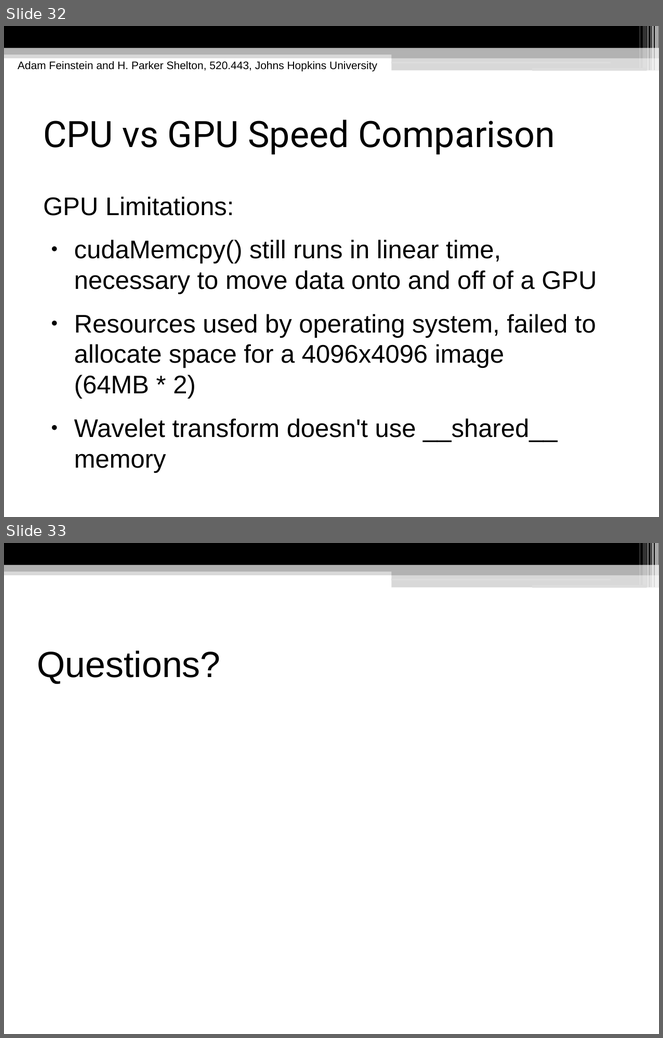
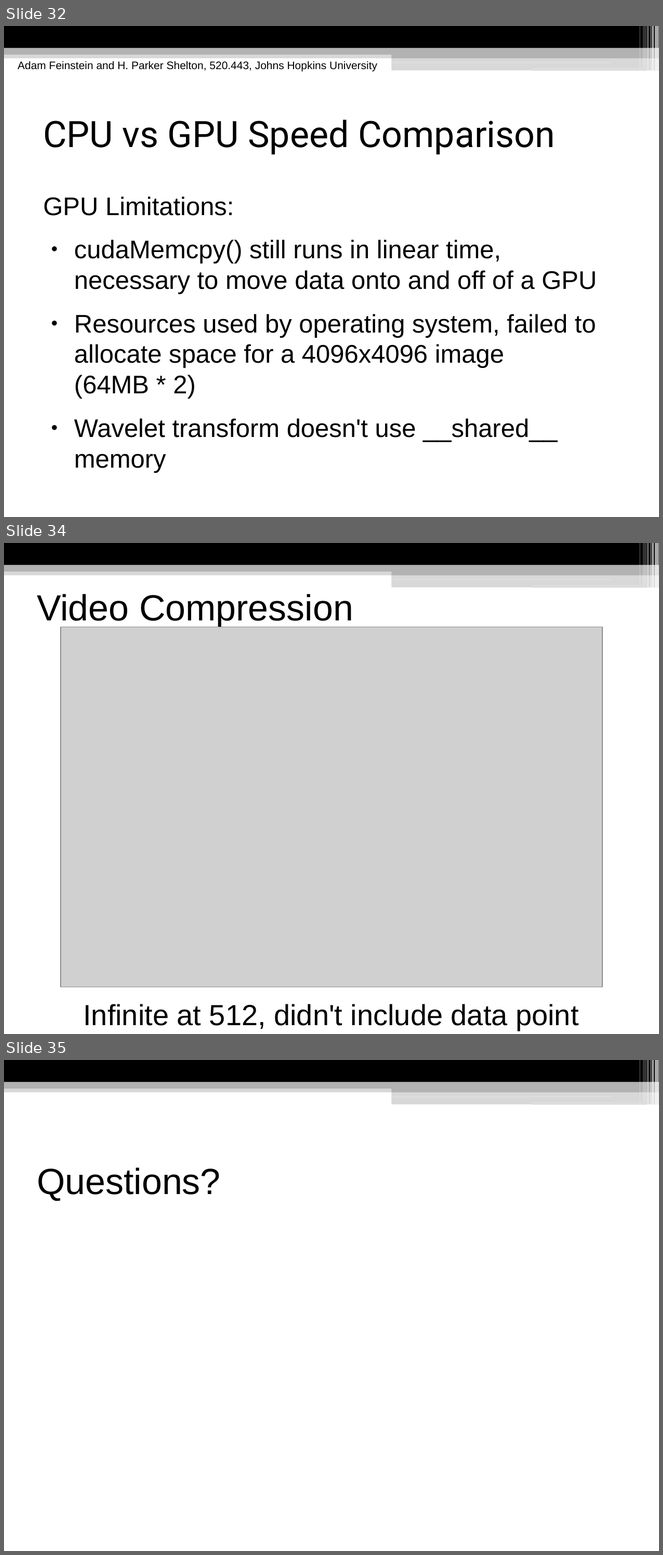
Before and after one commit to hpshelton/multimedia, a slide deck: docs/Multimedia Presentation.odp. Shown one above the other, each under a label of ours: slides 32 and 33 before the commit, slides 32, 34 and 35 after it; the slides between them are not shown. The pictures are 663x1038 and 663x1555 pixels, drawn with LibreOffice and Linux fonts; fonts in the diff are those of the drawing; grey boxes stand for pictures. Boxes give left, top, right and bottom in pixels: in the first picture for what was removed or moved away, otherwise in the second. Text is boxed around its words. In the diff, an @@ line names an element or a change of style, - is before the commit and + after.

Commit message:
got compression preview for video working, compression by extension. still no motion estimation
updated presentation materials

```diff
--- a/docs/Multimedia Presentation.odp
+++ b/docs/Multimedia Presentation.odp
@@ slide 34 added at (4,543,659,1034), background #FFFFFF; not listed: 13 template elements that a slide beside it also shows @@
@@ title added at (37,594,353,628), 40 pt, text #000000 @@
+Video Compression
@@ picture added at (60,627,602,987) @@
@@ subtitle added at (83,1004,579,1031), 32 pt, text #000000 @@
+Infinite at 512, didn't include data point
@@ what was slide 33 is now slide 35 @@
```
Also in this commit, not shown: 2 slides changed, 1 other slide added, 5 other files.
